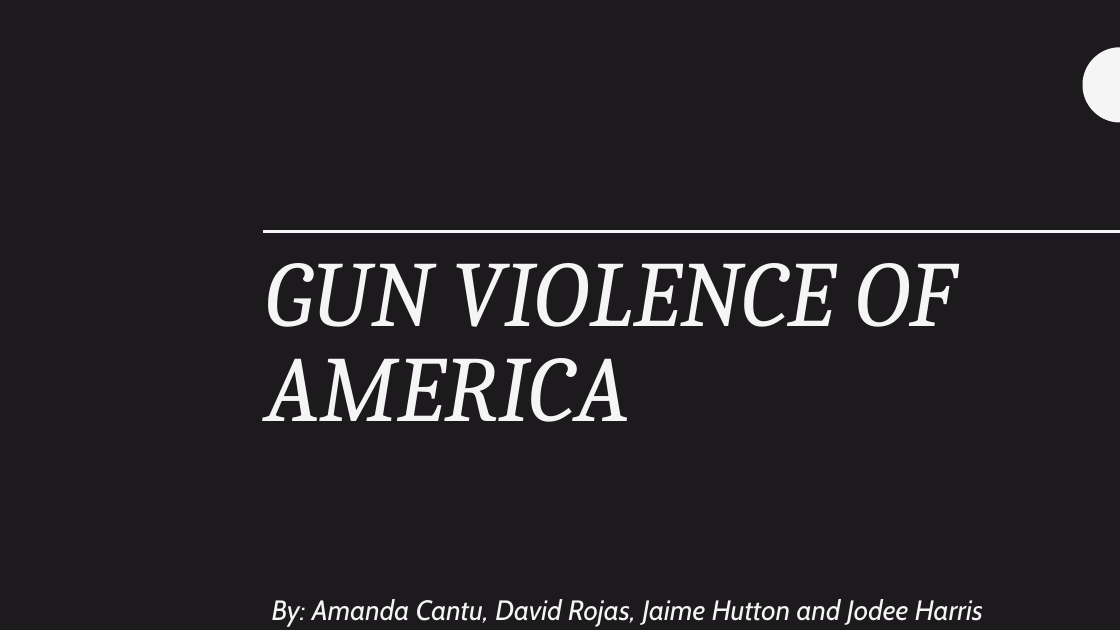
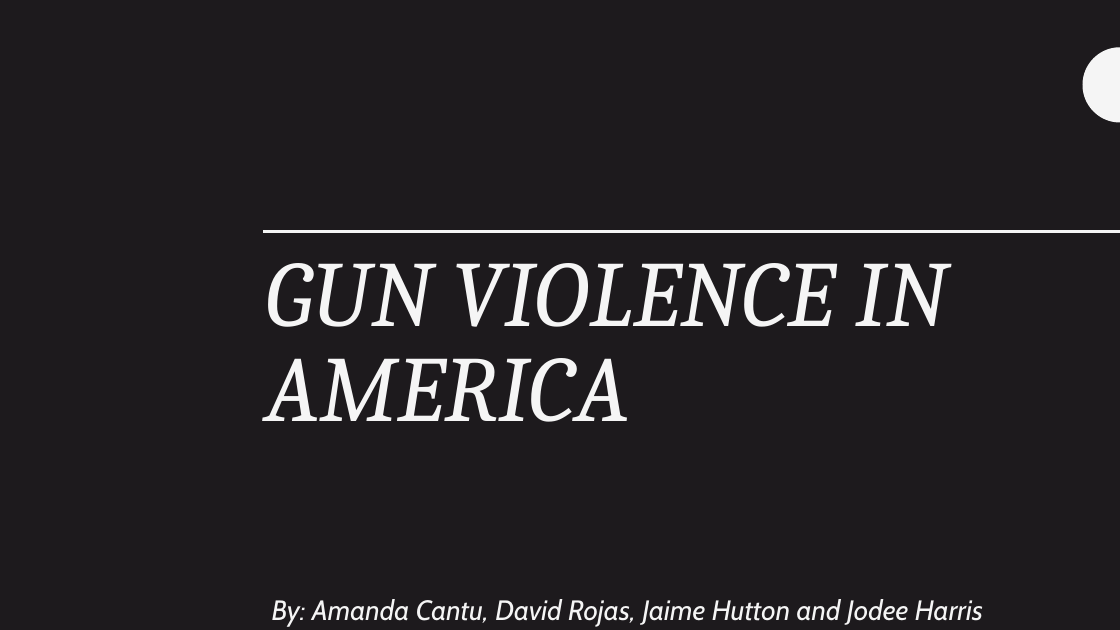
Before and after one commit to arc71080/group_project_3, a slide deck: slide 1 of Powerpoint.pptx. Drawn at 1120x630 pixels with LibreOffice and Linux fonts; fonts in the diff are those of the drawing. Boxes give left, top, right and bottom in pixels: in the first picture for what was removed or moved away, otherwise in the second. Text is boxed around its words. In the diff, an @@ line names an element or a change of style, - is before the commit and + after.

Commit message:
updating powerpoint

```diff
--- a/Powerpoint.pptx
+++ b/Powerpoint.pptx
@@ title at [265,263,948,422]: text changed @@
-GUN VIOLENCE OF AMERICA
+GUN VIOLENCE IN AMERICA
```
Also in this commit, not shown: 2 other slides changed.
